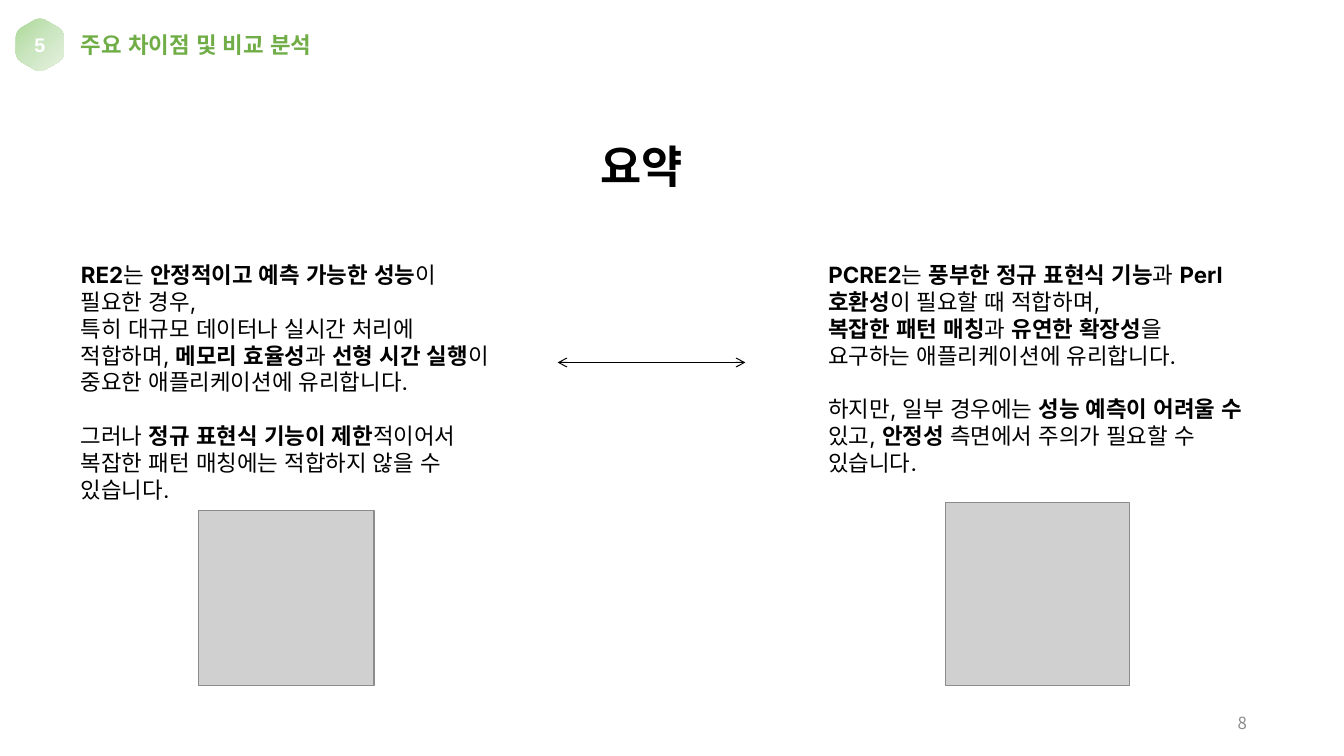
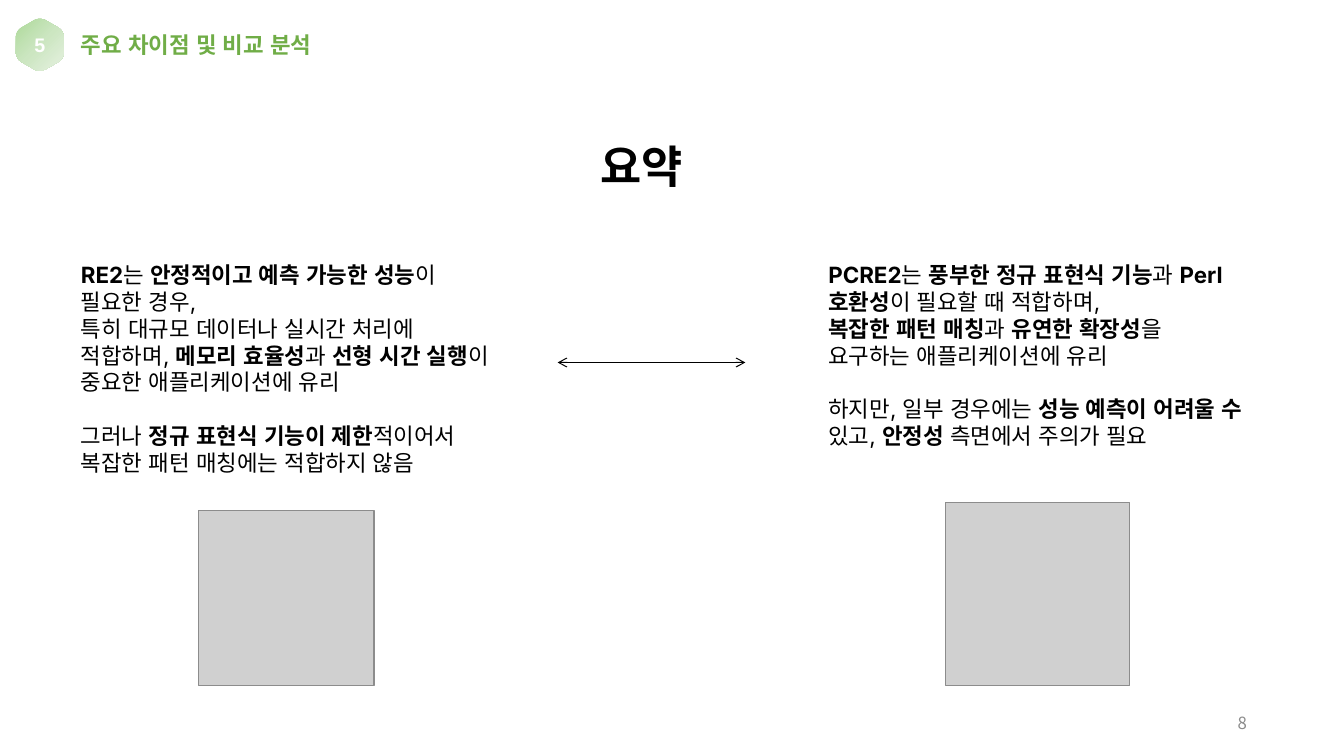
Before and after one commit to synm4/RE2-PCRE2-RegexBench, a slide deck: slide 8 of 정규표현식 라이브러리 성능 비교 (RegexBench) 프로그램 매뉴얼.pptx. Drawn at 1344x756 pixels with LibreOffice and Linux fonts; fonts in the diff are those of the drawing; grey boxes stand for pictures. Boxes give left, top, right and bottom in pixels: in the first picture for what was removed or moved away, otherwise in the second. Text is boxed around its words. In the diff, an @@ line names an element or a change of style, - is before the commit and + after.

```diff
--- a/정규표현식 라이브러리 성능 비교 (RegexBench) 프로그램 매뉴얼.pptx
+++ b/정규표현식 라이브러리 성능 비교 (RegexBench) 프로그램 매뉴얼.pptx
@@ text at bbox=[81, 318, 489, 473]: text changed @@
-특히 대규모 데이터나 실시간 처리에 적합하며, 메모리 효율성과 선형 시간 실행이 중요한 애플리케이션에 유리합니다.
-그러나 정규 표현식 기능이 제한적이어서 복잡한 패턴 매칭에는 적합하지 않을 수 있습니다.
+특히 대규모 데이터나 실시간 처리에 적합하며, 메모리 효율성과 선형 시간 실행이 중요한 애플리케이션에 유리
+그러나 정규 표현식 기능이 제한적이어서 복잡한 패턴 매칭에는 적합하지 않음
@@ text at bbox=[828, 318, 1243, 448]: text changed @@
-복잡한 패턴 매칭과 유연한 확장성을 요구하는 애플리케이션에 유리합니다.
-하지만, 일부 경우에는 성능 예측이 어려울 수 있고, 안정성 측면에서 주의가 필요할 수 있습니다.
+복잡한 패턴 매칭과 유연한 확장성을 요구하는 애플리케이션에 유리
+하지만, 일부 경우에는 성능 예측이 어려울 수 있고, 안정성 측면에서 주의가 필요
```
Also in this commit, not shown: 11 other slides changed.
